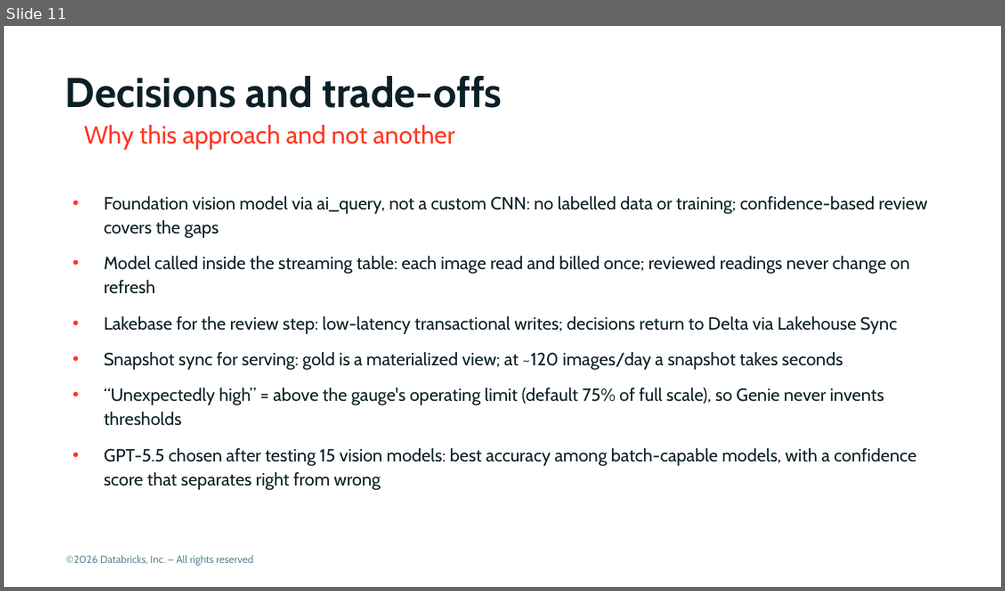
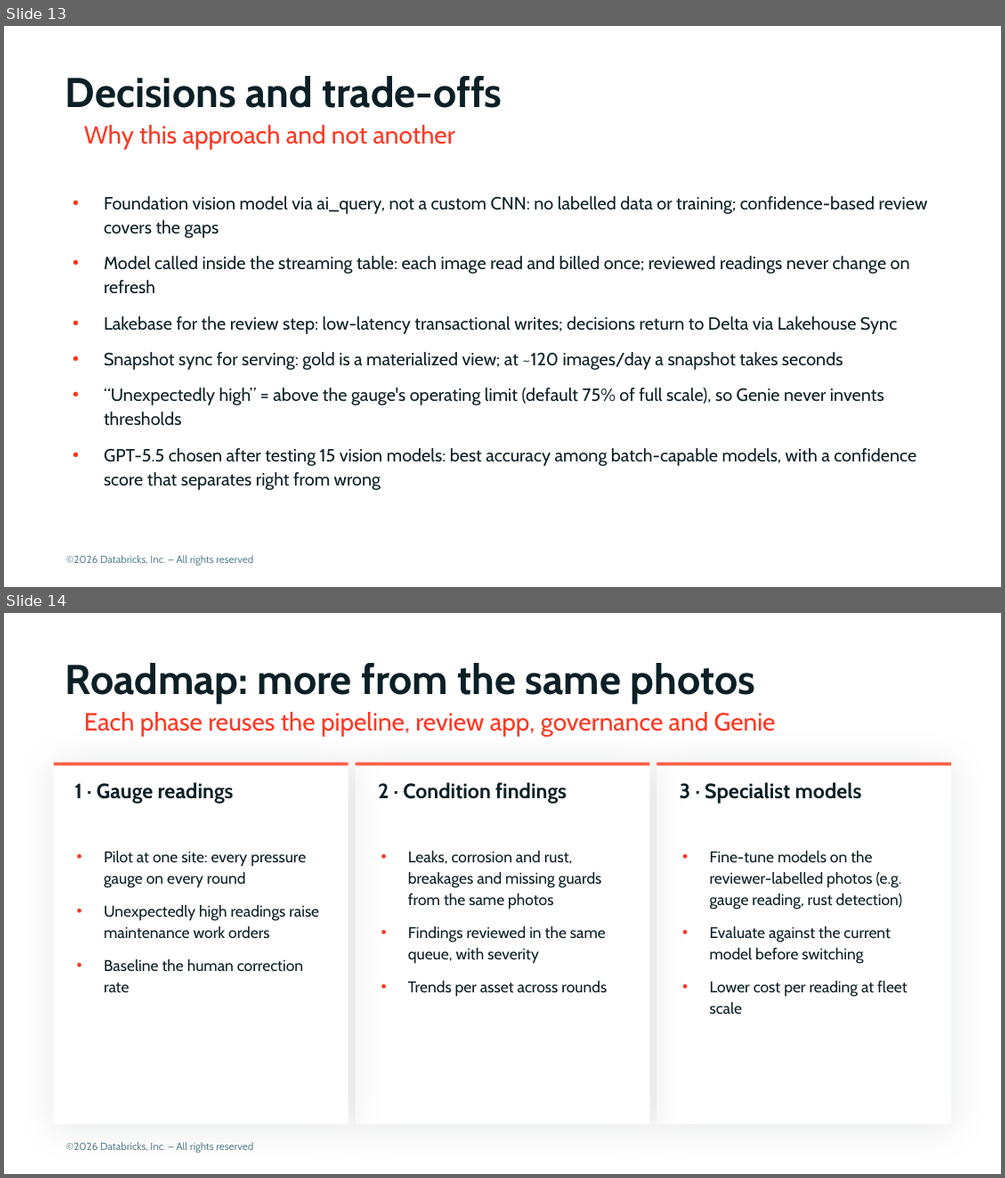
Before and after one commit to admitrewski/pressure-gauge-reader, a slide deck: deck/pressure-gauge-reader.pptx. Shown one above the other, each under a label of ours: slide 11 before the commit, slides 13 and 14 after it. The pictures are 1005x591 and 1005x1178 pixels, drawn with LibreOffice and Linux fonts; fonts in the diff are those of the drawing; background and template pictures are left out. Boxes give left, top, right and bottom in pixels: in the first picture for what was removed or moved away, otherwise in the second. Text is boxed around its words. In the diff, an @@ line names an element or a change of style, - is before the commit and + after.

Commit message:
Deck: broader value proposition — visual inspection, open models, any cloud
Adds 'One platform for visual inspection' (beyond gauges: leaks, rust,
breakages; open foundation models instead of hand-built computer vision or a
vendor; fine-tune specialist models from reviewer-labelled photos; AWS, Azure
and Google Cloud), a comparison with bespoke computer vision and third-party
vendors, and a three-phase roadmap. Title, outcome and close reframed with
gauges as the first use case.

```diff
--- a/deck/pressure-gauge-reader.pptx
+++ b/deck/pressure-gauge-reader.pptx
@@ slide 14 added at (4, 613, 1001, 1174), background #FFFFFF; not listed: 1 template element that a slide beside it also shows @@
@@ title added at (65, 663, 755, 704), 40 pt, text #0B2026, bold @@
+Roadmap: more from the same photos
@@ text added at (84, 712, 776, 736), 24 pt, text #FF3621 @@
+Each phase reuses the pipeline, review app, governance and Genie
@@ rectangle added at (54, 763, 348, 1125), fill #FFFFFF @@
@@ rectangle added at (54, 763, 348, 766), fill #FF5F46 @@
@@ rectangle added at (356, 763, 650, 1125), fill #FFFFFF @@
@@ rectangle added at (356, 763, 650, 766), fill #FF5F46 @@
@@ rectangle added at (657, 763, 952, 1125), fill #FFFFFF @@
@@ rectangle added at (657, 763, 952, 766), fill #FF5F46 @@
@@ subtitle added at (74, 782, 234, 803), 20 pt, text #0B2026, bold @@
+1 · Gauge readings
@@ subtitle added at (378, 782, 566, 803), 20 pt, text #0B2026, bold @@
+2 · Condition findings
@@ subtitle added at (680, 782, 862, 803), 20 pt, text #0B2026, bold @@
+3 · Specialist models
@@ text added at (104, 851, 319, 992), 15 pt, text #0B2026 @@
+• Pilot at one site: every pressure gauge on every round
+• Unexpectedly high readings raise maintenance work orders
+• Baseline the human correction rate
@@ text added at (408, 851, 607, 997), 15 pt, text #0B2026 @@
+• Leaks, corrosion and rust, breakages and missing guards from the same photos
+• Findings reviewed in the same queue, with severity
+• Trends per asset across rounds
@@ text added at (710, 851, 907, 1013), 15 pt, text #0B2026 @@
+• Fine-tune models on the reviewer-labelled photos (e.g. gauge reading, rust detection)
+• Evaluate against the current model before switching
+• Lower cost per reading at fleet scale
@@ what was slide 11 is now slide 13 @@
```
Also in this commit, not shown: 5 slides changed, 2 other slides added, 2 other files.
